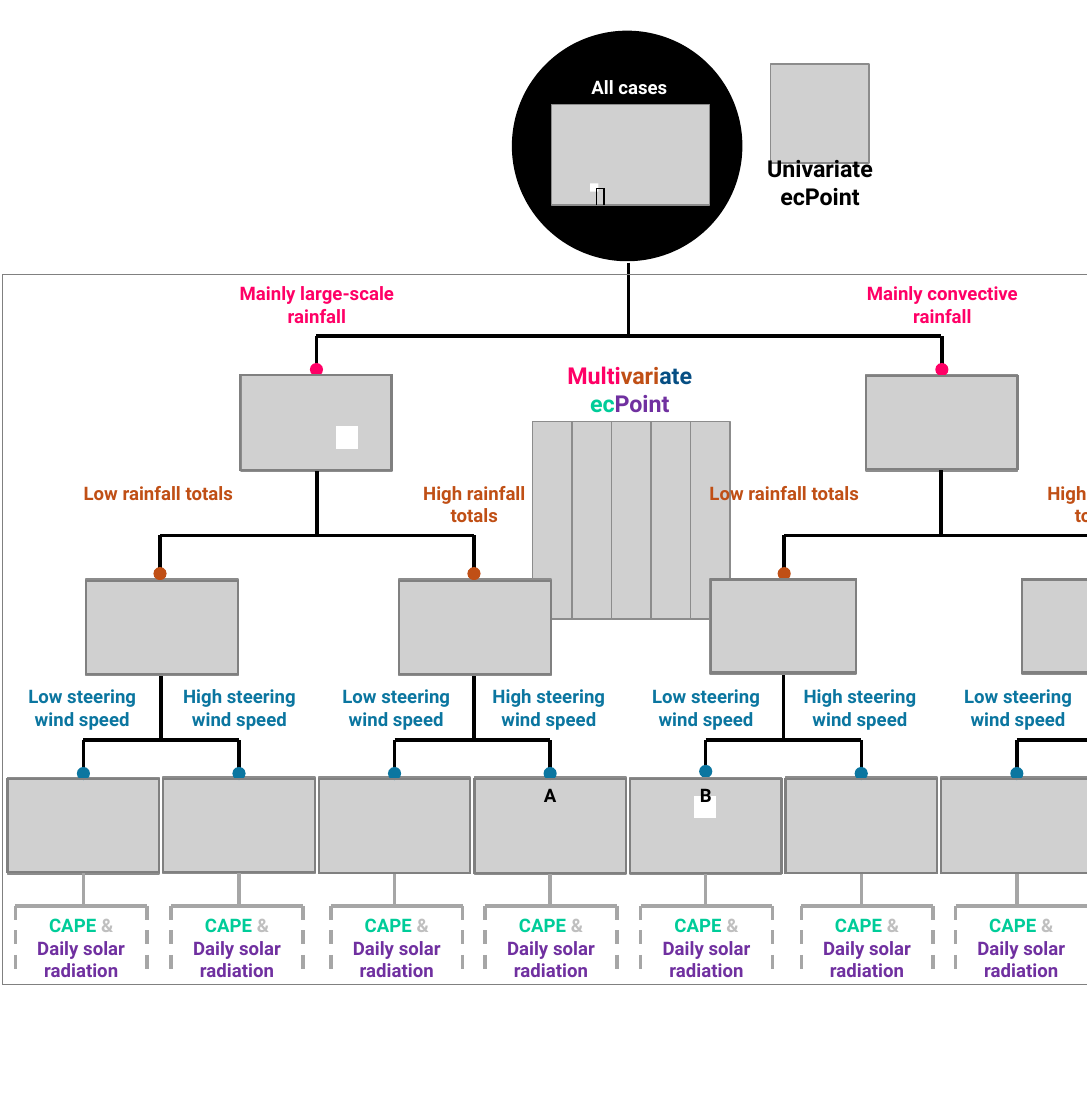
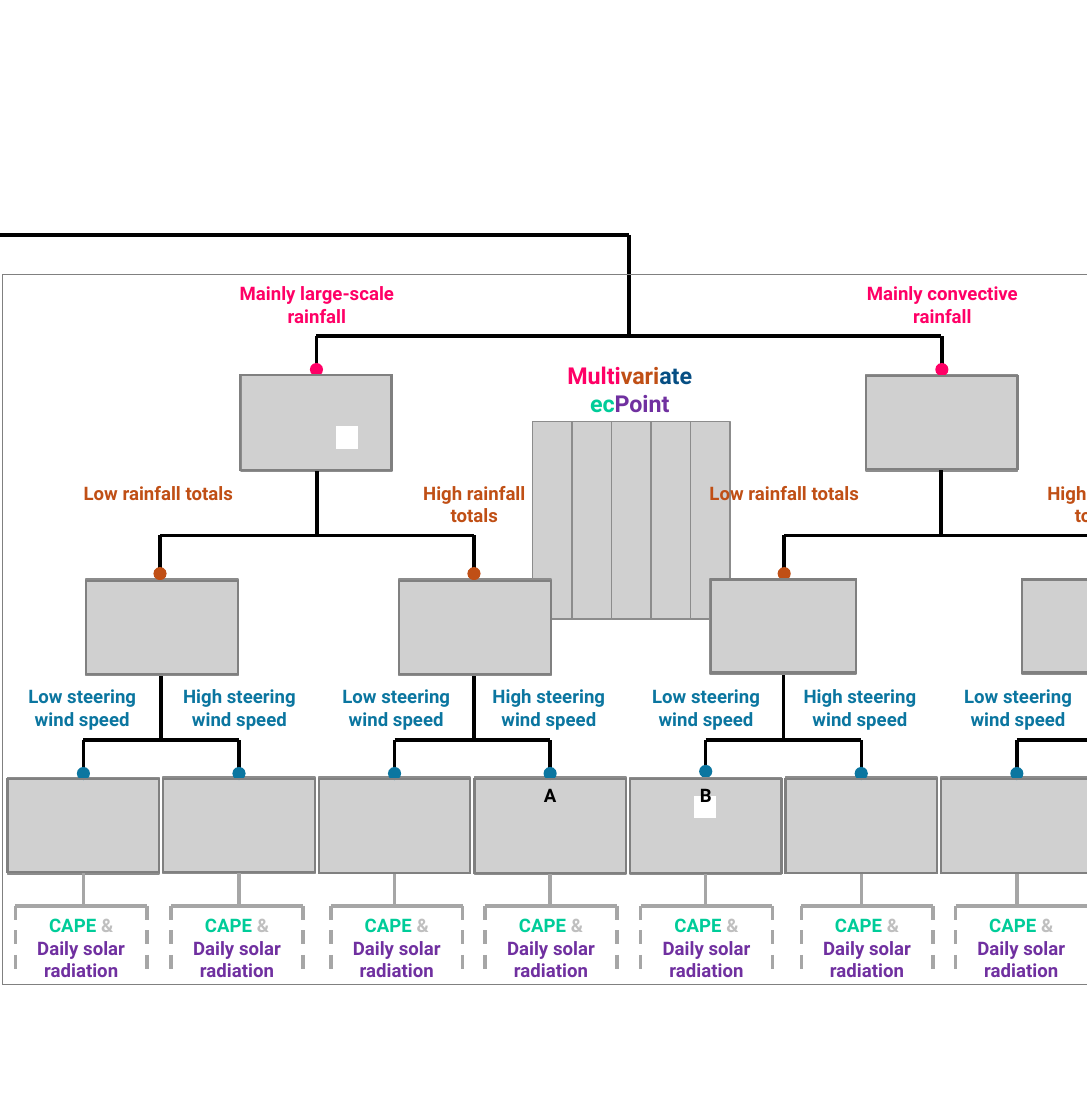
Before and after one commit to FatimaPillosu/BAMS---Verif_ClimateNWP_4_Points, a slide deck: slide 3 of Figures/02_ecPoint_Mapping_Function_Decision_Tree.pptx. Drawn at 1087x1120 pixels with LibreOffice and Linux fonts; fonts in the diff are those of the drawing; grey boxes stand for pictures; background and template pictures are left out. Boxes give left, top, right and bottom in pixels: in the first picture for what was removed or moved away, otherwise in the second. Text is boxed around its words. In the diff, an @@ line names an element or a change of style, - is before the commit and + after.

```diff
--- a/Figures/02_ecPoint_Mapping_Function_Decision_Tree.pptx
+++ b/Figures/02_ecPoint_Mapping_Function_Decision_Tree.pptx
@@ group removed at <box>512,30,873,261</box>: 3 lines, 2 texts, 2 pictures, 1 ellipse, 1 rectangle @@
-All cases
-Univariate ecPoint
@@ line added from (0, 234) to (629, 234), #000000 1.5 pt @@
@@ line moved from (627, 263) - (627, 334) to (629, 234) - (629, 334) @@
```
Also in this commit, not shown: 2 other slides changed, 3 other files.
